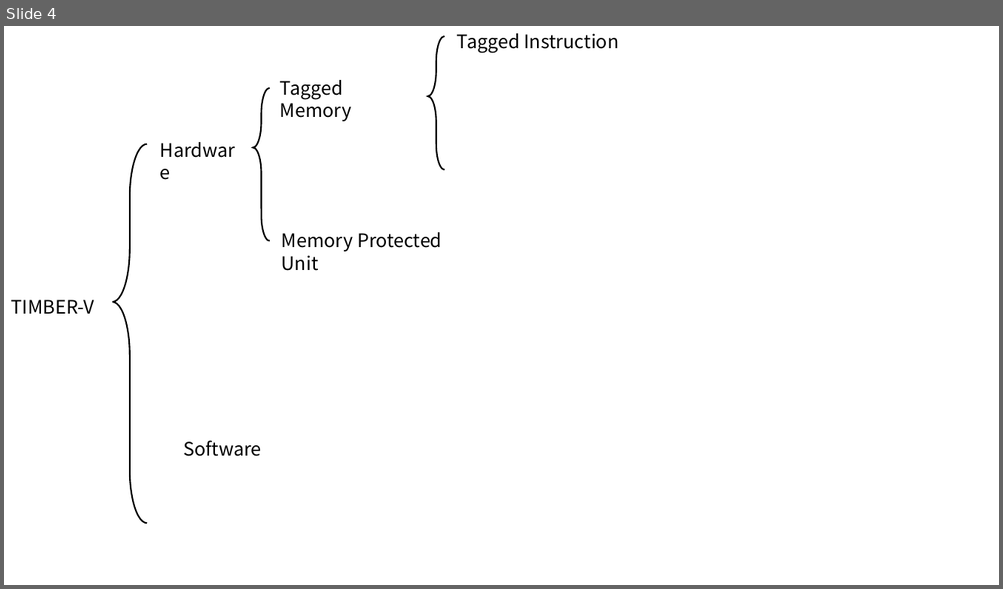
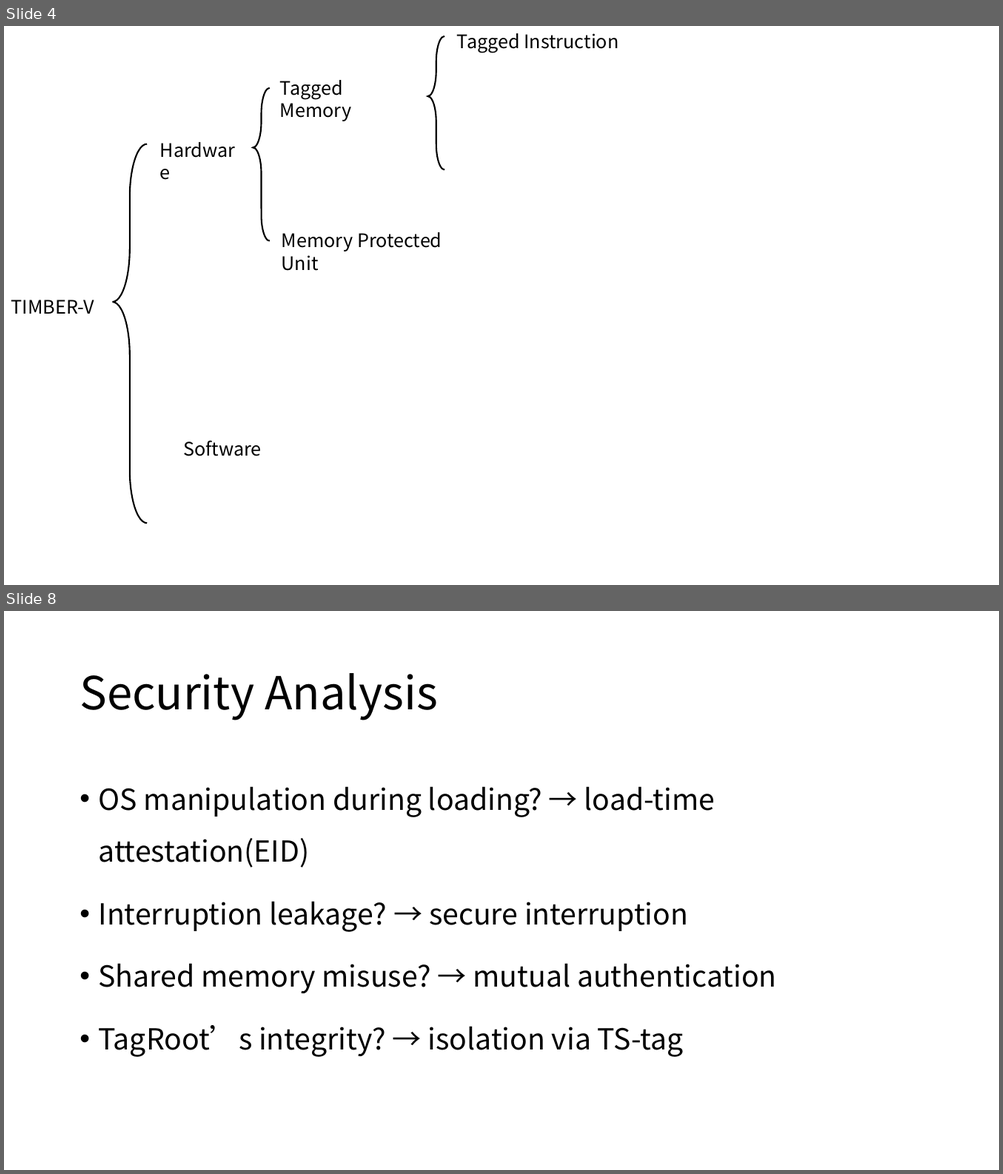
Before and after one commit to Bemfool/SUNFLOWER, a slide deck: 新建 Microsoft PowerPoint 演示文稿.pptx. Shown one above the other, each under a label of ours: slide 4 before the commit, slides 4 and 8 after it; the slides between them are not shown. The pictures are 1003x589 and 1003x1174 pixels, drawn with LibreOffice and Linux fonts; fonts in the diff are those of the drawing. Boxes give left, top, right and bottom in pixels: in the first picture for what was removed or moved away, otherwise in the second. Text is boxed around its words. In the diff, an @@ line names an element or a change of style, - is before the commit and + after.

```diff
--- a/新建 Microsoft PowerPoint 演示文稿.pptx
+++ b/新建 Microsoft PowerPoint 演示文稿.pptx
@@ slide 8 added at bbox=[4, 611, 999, 1170], background #FFFFFF @@
@@ title added at bbox=[79, 673, 438, 721], 44 pt, text #000000 @@
+Security Analysis
@@ text added at bbox=[99, 786, 777, 1057], 28 pt, text #000000 @@
+• OS manipulation during loading? → load-time attestation(EID)
+• Interruption leakage? → secure interruption
+• Shared memory misuse? → mutual authentication
+• TagRoot’s integrity? → isolation via TS-tag
```
Also in this commit, not shown: 4 other slides added, 1 slide removed.
